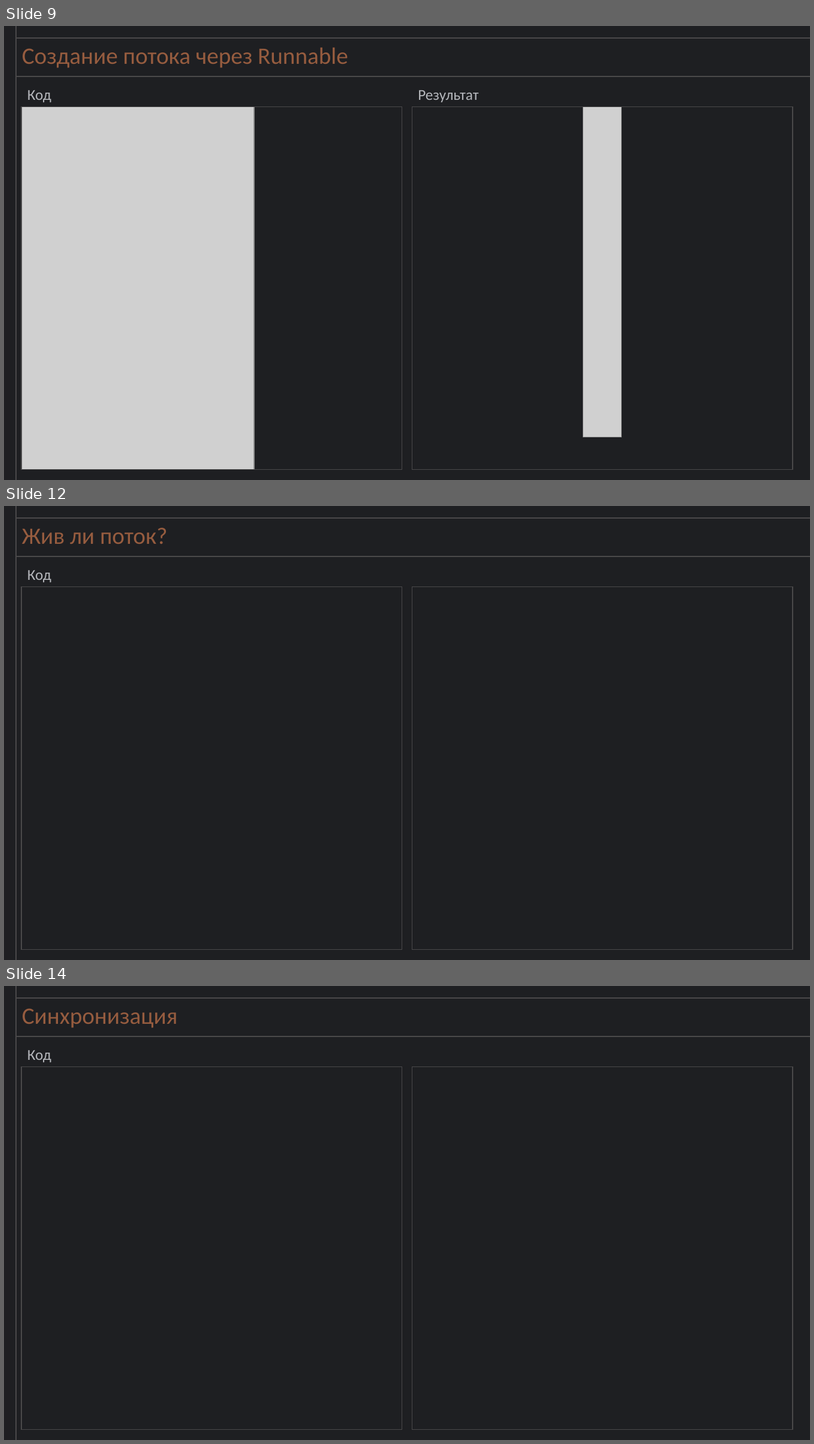
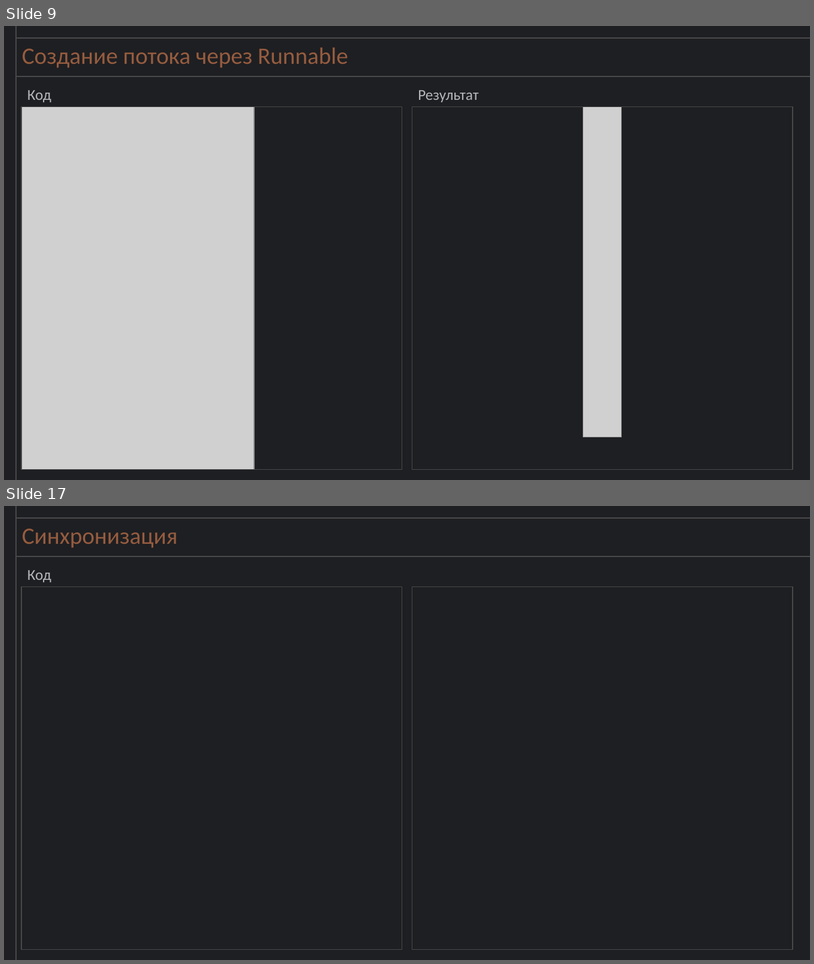
Before and after one commit to niknikitin89/JavaLessonsThreads, a slide deck: Threads/JAVA. Потоки.pptx. Shown one above the other, each under a label of ours: slides 9, 12 and 14 before the commit, slides 9 and 17 after it; the slides between them are not shown. The pictures are 814x1444 and 814x964 pixels, drawn with LibreOffice and Linux fonts; fonts in the diff are those of the drawing; grey boxes stand for pictures. Boxes give left, top, right and bottom in pixels: in the first picture for what was removed or moved away, otherwise in the second. Text is boxed around its words. In the diff, an @@ line names an element or a change of style, - is before the commit and + after.

```diff
--- a/Threads/JAVA. Потоки.pptx
+++ b/Threads/JAVA. Потоки.pptx
@@ slide 12 removed at (4,506,810,960), background #1E1F22 @@
@@ line removed from (16, 960) to (16, 506) @@
@@ line removed from (810, 518) to (16, 518) @@
@@ title removed at (22,528,167,544) @@
-Жив ли поток?
@@ line removed from (810, 556) to (16, 556) @@
@@ text removed at (27,570,51,582) @@
-Код
@@ rectangle removed at (21,586,402,949) @@
@@ rectangle removed at (413,586,794,949) @@
@@ what was slide 14 is now slide 17 @@
```
Also in this commit, not shown: 2 slides changed, 4 slides added, 1 other slide removed.
